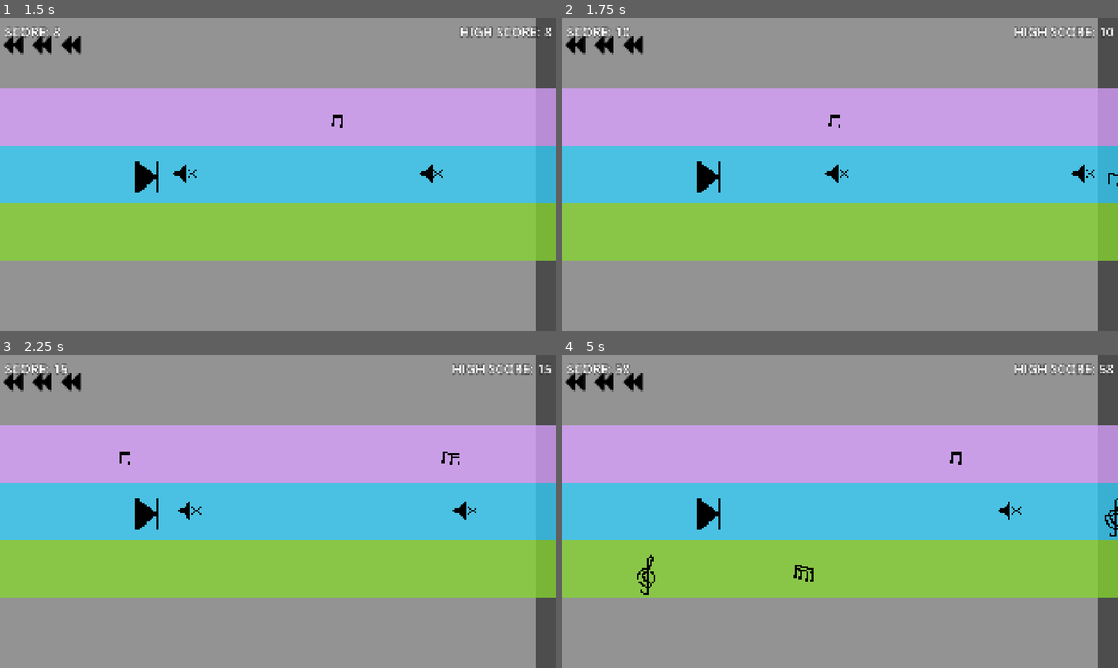
Above: before the commit, frames 1-4 (two rows, left to right).
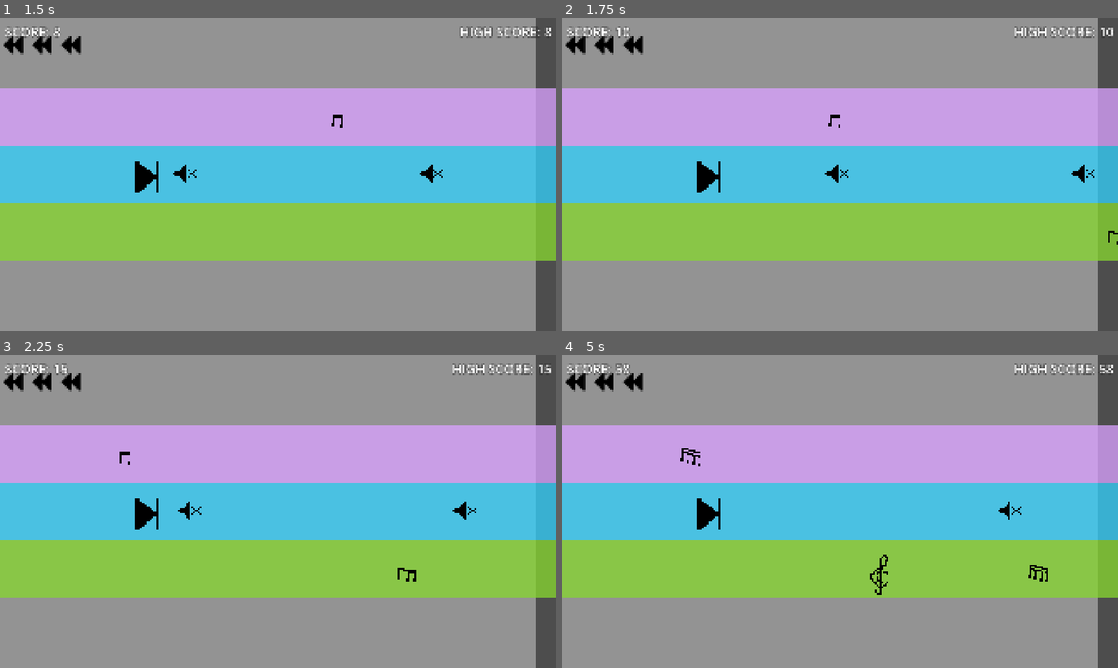
Above: after the commit, the same moments.

Repository: chorwat2137/haven-2026
Game: Godot game, scene res://scenes/main.tscn
The game is run twice, just before and just after one commit, with the same random seed, the same clock (stepped at 60 frames per second) and the same inputs.
Inputs:
- Up to frame 1 (1.5 s): tap Enter (ui_accept) at 0.5, 0.77 s; hold Right (ui_right) from 0.53 s (still down); tap Space (shoot) at 0.6, 1.35 s
- Up to frame 2 (1.75 s): keep holding Right (ui_right); tap Enter (ui_accept) at 1.52 s
- Up to frame 3 (2.25 s): release Right (ui_right) at 2.03 s; hold Left (ui_left) from 2.03 s (still down); tap Space (shoot) at 2.1 s
- Up to frame 4 (5 s): release Left (ui_left) at 2.78 s; hold Right (ui_right) 2.78-4.28 s; tap Space (shoot) at 2.85, 3.6, 4.35 s; tap Enter (ui_accept) at 3.02, 3.77, 4.52 s; hold Left (ui_left) from 4.28 s (still down)

Frame 1 is identical in both runs. In frame 2, less than 0.1% of the frame differs, in the area x 98-100%, y 49-73%; in frame 3, 0.1%; in frame 4, 0.7%, in the area x 13-100%, y 29-77%.

Commit message:
Automatic sync

Diff:
--- a/scripts/main.gd
+++ b/scripts/main.gd
@@ -97,7 +97,7 @@
 
 		var obs_type = obstacle_types[randi() % obstacle_types.size()]
 		var max_obs = 1
-		if randi_range(0,2):
+		if randi_range(0,2) == 1:
 			max_obs = 2
 		var obs_count = randi_range(1, max_obs)
 
